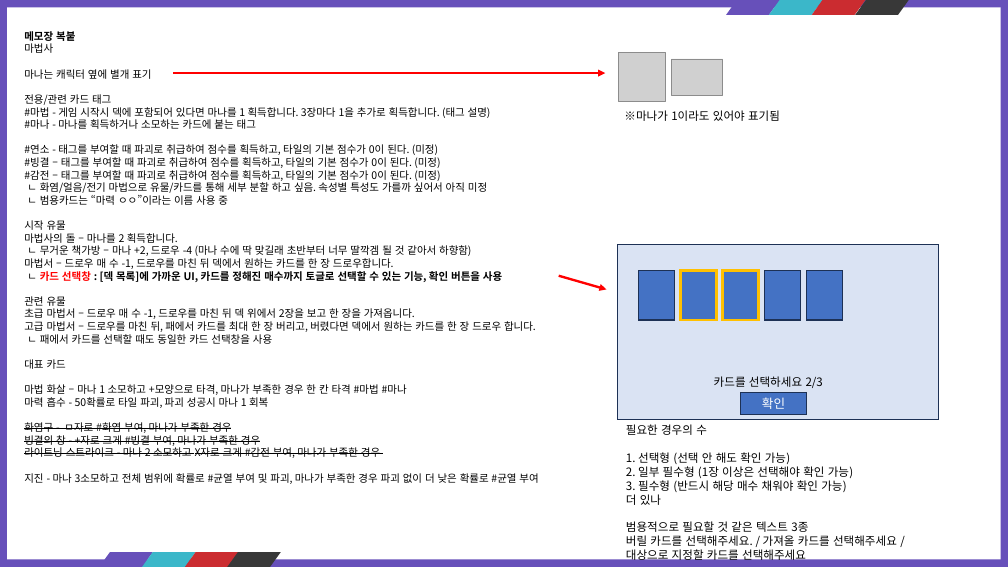
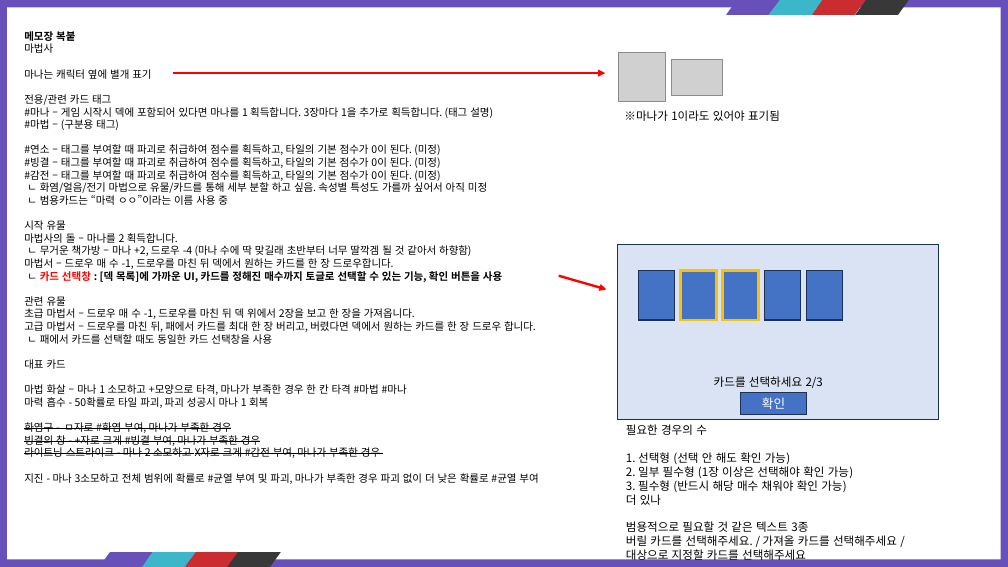
Before and after one commit to kauthor/FluffyDisdog, a slide deck: slide 4 of Plan/기획서/마법사.pptx. Drawn at 1008x567 pixels with LibreOffice and Linux fonts; fonts in the diff are those of the drawing; grey boxes stand for pictures. Boxes give left, top, right and bottom in pixels: in the first picture for what was removed or moved away, otherwise in the second. Text is boxed around its words. In the diff, an @@ line names an element or a change of style, - is before the commit and + after.

```diff
--- a/Plan/기획서/마법사.pptx
+++ b/Plan/기획서/마법사.pptx
@@ text at [24, 107, 493, 155]: text changed @@
-#마법 - 게임 시작시 덱에 포함되어 있다면 마나를 1 획득합니다. 3장마다 1을 추가로 획득합니다. (태그 설명)
-#마나 - 마나를 획득하거나 소모하는 카드에 붙는 태그
-#연소 - 태그를 부여할 때 파괴로 취급하여 점수를 획득하고, 타일의 기본 점수가 0이 된다. (미정)
+#마나 – 게임 시작시 덱에 포함되어 있다면 마나를 1 획득합니다. 3장마다 1을 추가로 획득합니다. (태그 설명)
+#마법 – (구분용 태그)
+#연소 – 태그를 부여할 때 파괴로 취급하여 점수를 획득하고, 타일의 기본 점수가 0이 된다. (미정)
```
Also in this commit, not shown: 16 other slides changed, 23 slides added.
